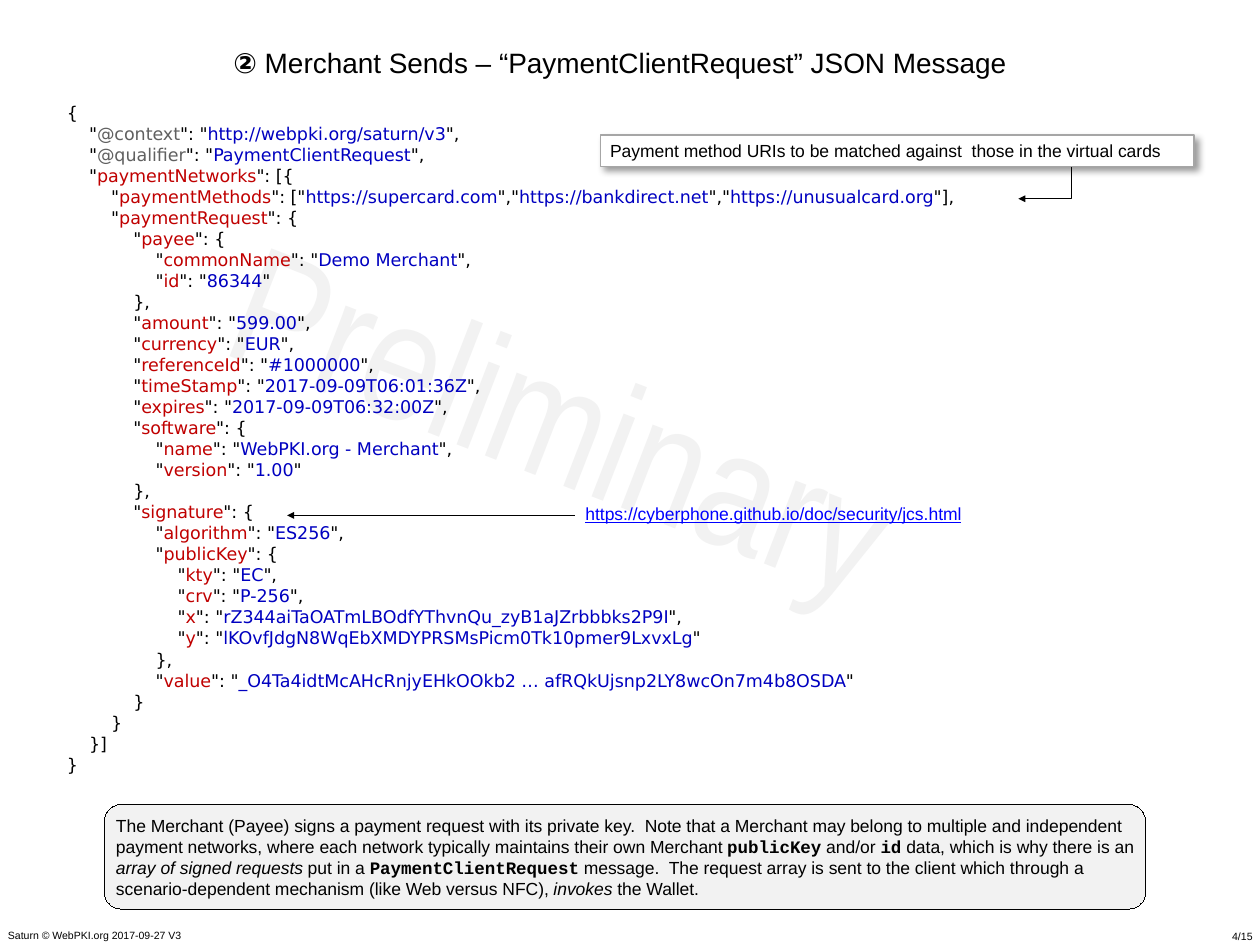
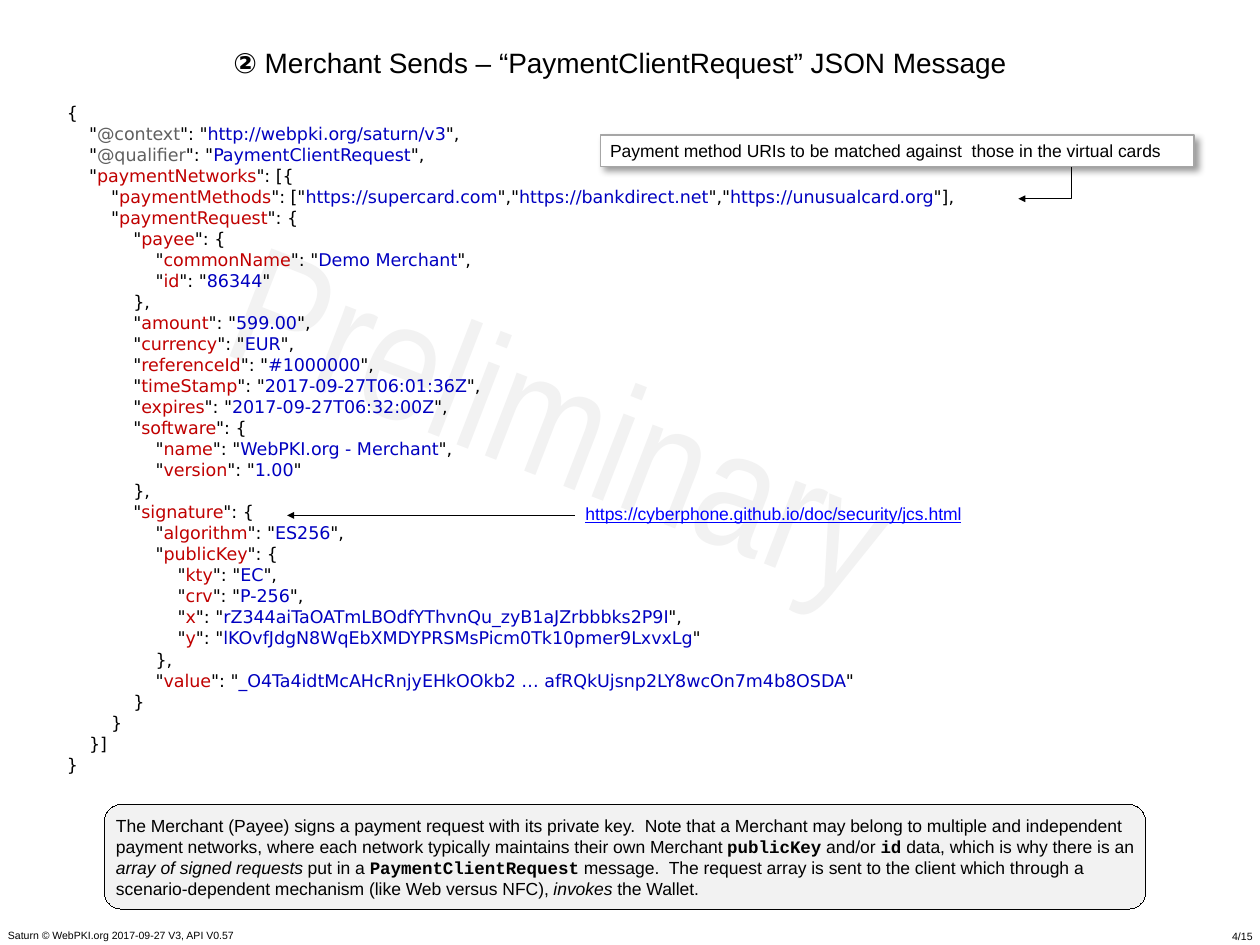
Before and after one commit to cyberphone/doc, a slide deck: slide 4 of saturn/saturn-v3-presentation.pptx. Drawn at 1260x945 pixels with LibreOffice and Linux fonts; fonts in the diff are those of the drawing. Boxes give left, top, right and bottom in pixels: in the first picture for what was removed or moved away, otherwise in the second. Text is boxed around its words. In the diff, an @@ line names an element or a change of style, - is before the commit and + after.

```diff
--- a/saturn/saturn-v3-presentation.pptx
+++ b/saturn/saturn-v3-presentation.pptx
@@ text at (x1=89, y1=126, x2=954, y2=691): text changed @@
-{
-"@context": "http://webpki.org/saturn/v3",
-"@qualifier": "PaymentClientRequest",
-"paymentNetworks": [{
-"paymentMethods": ["https://supercard.com","https://bankdirect.net","https://unusualcard.org"],
-"paymentRequest": {
-"payee": {
-"commonName": "Demo Merchant",
-"id": "86344"
-},
-"amount": "599.00",
-"currency": "EUR",
-"referenceId": "#1000000",
-"timeStamp": "2017-09-09T06:01:36Z",
-"expires": "2017-09-09T06:32:00Z",
-"software": {
-"name": "WebPKI.org - Merchant",
-"version": "1.00"
-},
-"signature": {
-"algorithm": "ES256",
-"publicKey": {
-"kty": "EC",
-"crv": "P-256",
-"x": "rZ344aiTaOATmLBOdfYThvnQu_zyB1aJZrbbbks2P9I",
-"y": "lKOvfJdgN8WqEbXMDYPRSMsPicm0Tk10pmer9LxvxLg"
-},
-"value": "_O4Ta4idtMcAHcRnjyEHkOOkb2 … afRQkUjsnp2LY8wcOn7m4b8OSDA"
-}
-}
-}]
-}
+{
+"@context": "http://webpki.org/saturn/v3",
+"@qualifier": "PaymentClientRequest",
+"paymentNetworks": [{
+"paymentMethods": ["https://supercard.com","https://bankdirect.net","https://unusualcard.org"],
+"paymentRequest": {
+"payee": {
+"commonName": "Demo Merchant",
+"id": "86344"
+},
+"amount": "599.00",
+"currency": "EUR",
+"referenceId": "#1000000",
+"timeStamp": "2017-09-27T06:01:36Z",
+"expires": "2017-09-27T06:32:00Z",
+"software": {
+"name": "WebPKI.org - Merchant",
+"version": "1.00"
+},
+"signature": {
+"algorithm": "ES256",
+"publicKey": {
+"kty": "EC",
+"crv": "P-256",
+"x": "rZ344aiTaOATmLBOdfYThvnQu_zyB1aJZrbbbks2P9I",
+"y": "lKOvfJdgN8WqEbXMDYPRSMsPicm0Tk10pmer9LxvxLg"
+},
+"value": "_O4Ta4idtMcAHcRnjyEHkOOkb2 … afRQkUjsnp2LY8wcOn7m4b8OSDA"
+}
+}
+}]
+}
@@ text at (x1=8, y1=931, x2=233, y2=941): text changed @@
-Saturn © WebPKI.org 2017-09-27 V3
+Saturn © WebPKI.org 2017-09-27 V3, API V0.57
```
Also in this commit, not shown: 14 other slides changed, 1 other file.
